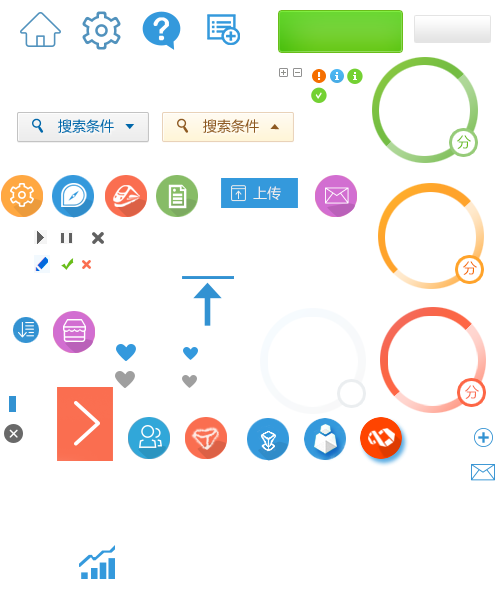
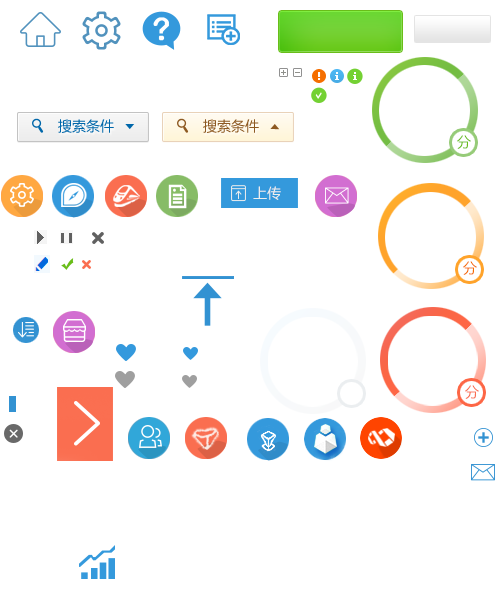
Layer changes from the first 500x590 image to the second:
moved "图层 4" out of group "组 1" over [360, 417, 402, 459]
